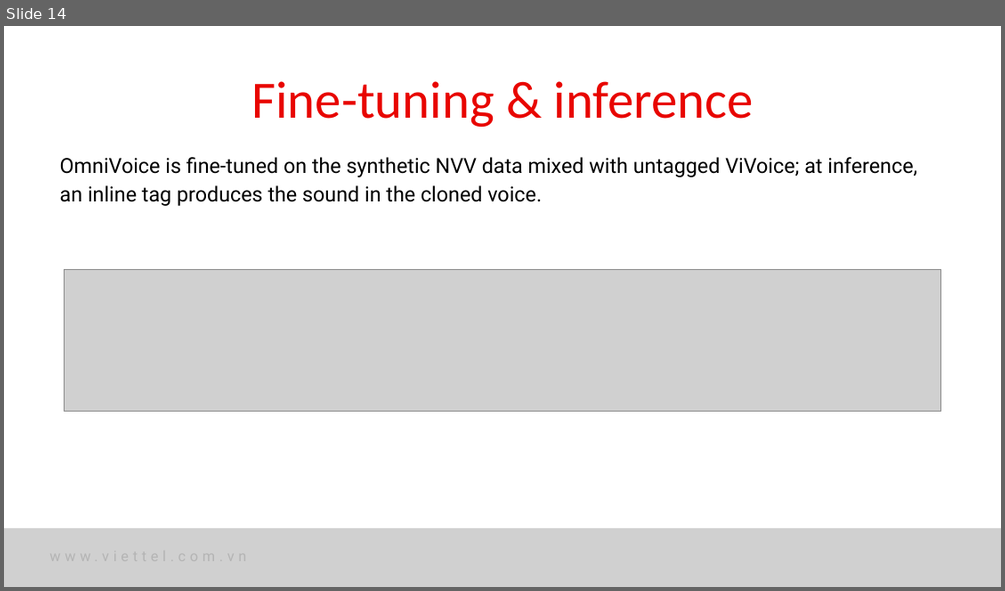
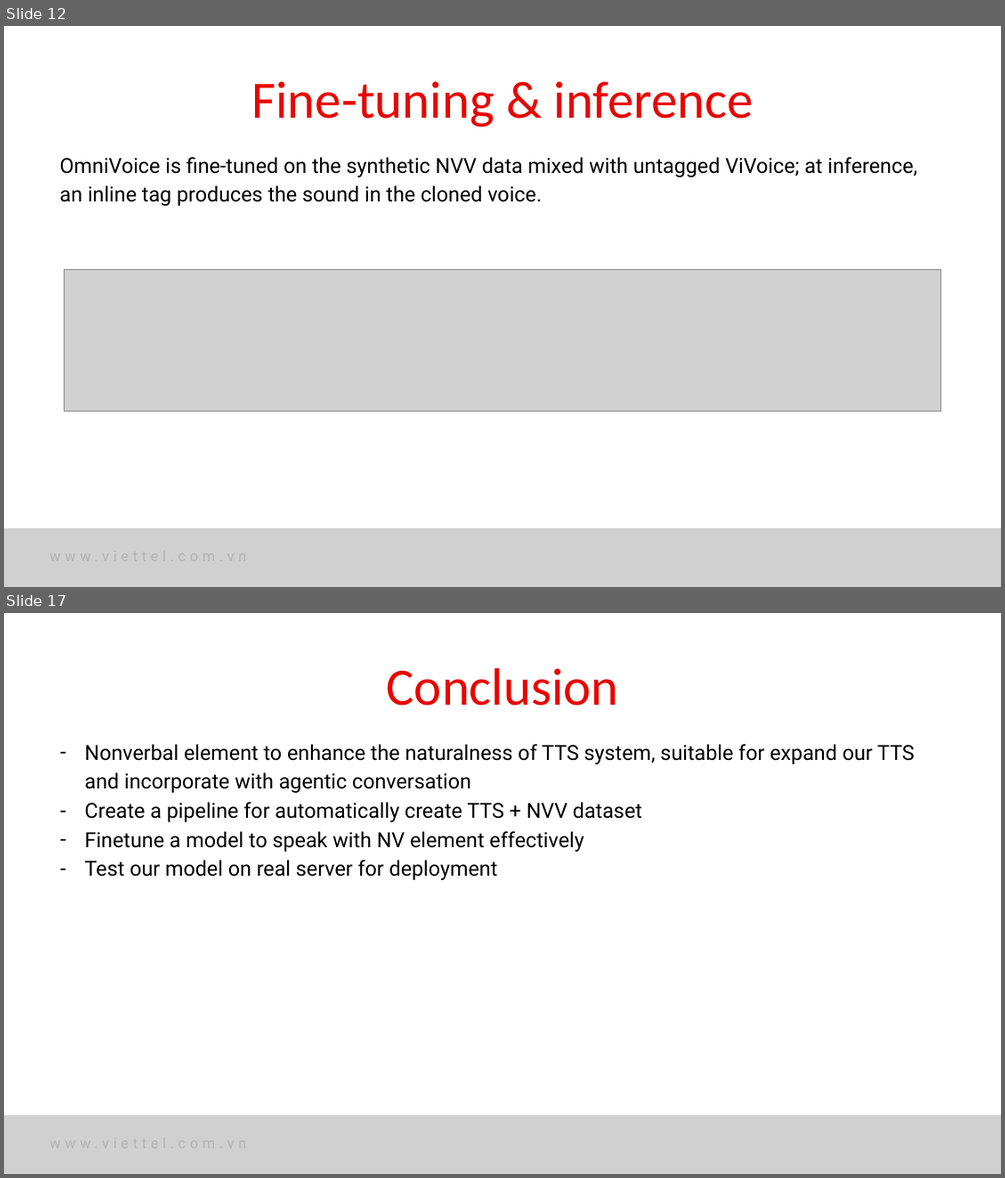
Before and after one commit to nhakanasi/VDT_GD2, a slide deck: Method.pptx. Shown one above the other, each under a label of ours: slide 14 before the commit, slides 12 and 17 after it; the slides between them are not shown. The pictures are 1005x591 and 1005x1178 pixels, drawn with LibreOffice and Linux fonts; fonts in the diff are those of the drawing; grey boxes stand for pictures. Boxes give left, top, right and bottom in pixels: in the first picture for what was removed or moved away, otherwise in the second. Text is boxed around its words. In the diff, an @@ line names an element or a change of style, - is before the commit and + after.

```diff
--- a/Method.pptx
+++ b/Method.pptx
@@ slide 17 added at (4,613,1001,1174), background #FFFFFF @@
@@ text added at (387,668,619,706), 75.8 pt, text #E80500 @@
+Conclusion
@@ text added at (85,744,914,880), 30 pt, text #000000 @@
+– Nonverbal element to enhance the naturalness of TTS system, suitable for expand our TTS and incorporate with agentic conversation
+– Create a pipeline for automatically create TTS + NVV dataset
+– Finetune a model to speak with NV element effectively
+– Test our model on real server for deployment
@@ picture added at (4,1115,1001,1174) @@
@@ picture added at (840,1131,946,1155) @@
@@ what was slide 14 is now slide 12 @@
```
Also in this commit, not shown: 5 slides changed, 6 other slides added, 4 slides removed.
